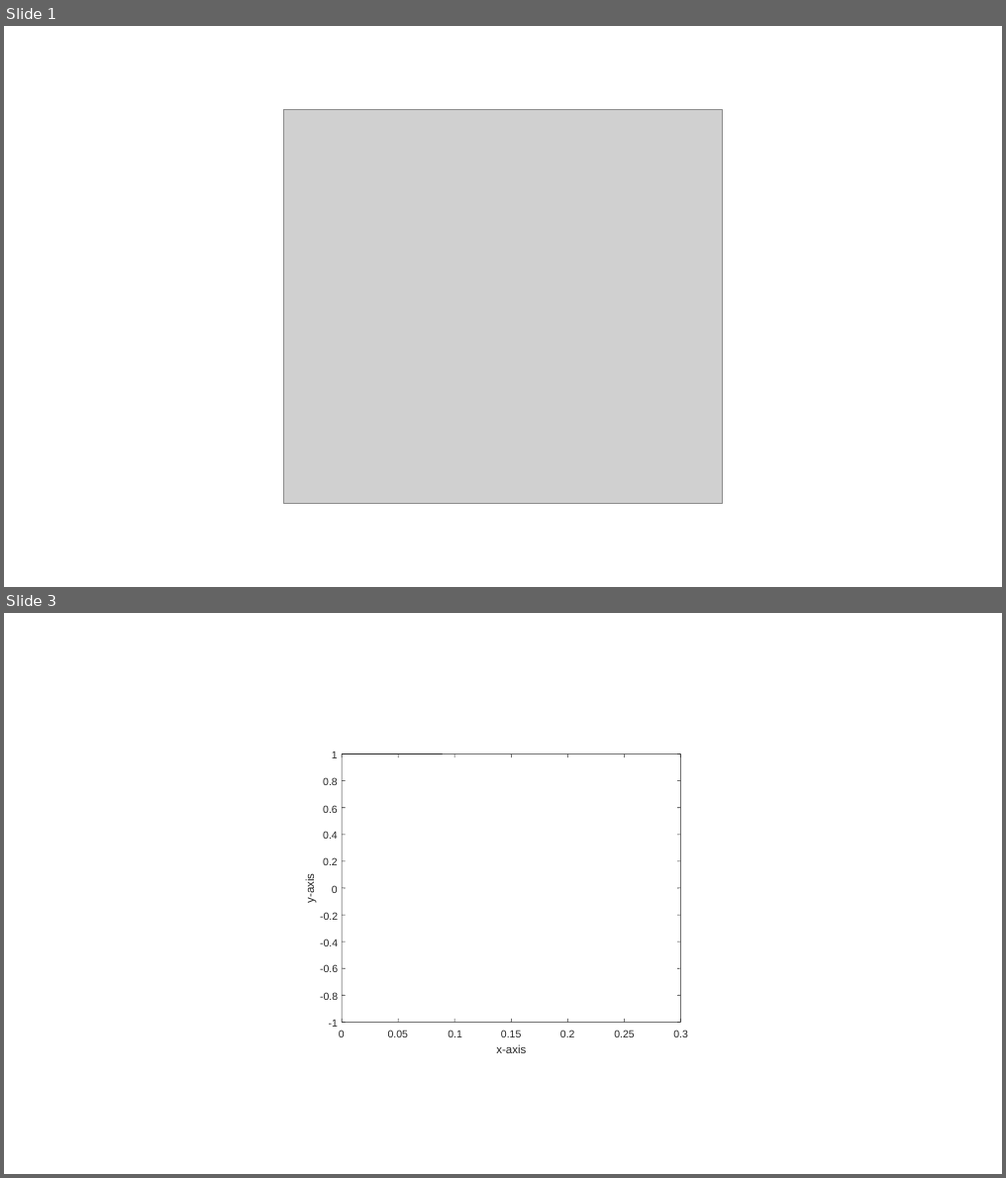
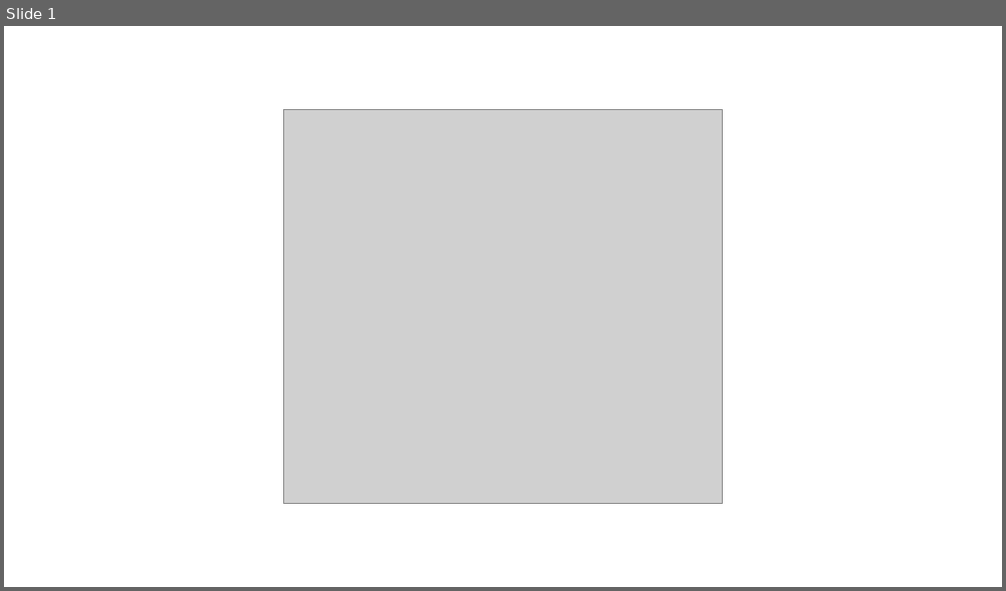
Before and after one commit to answeredbyablemind/answeredbyablemind.github.io, a slide deck: Wikidocs/pics/pics_graphics_objects.pptx. Shown one above the other, each under a label of ours: slides 1 and 3 before the commit, slide 1 after it; the slides between them are not shown. The pictures are 1006x1178 and 1006x591 pixels, drawn with LibreOffice and Linux fonts; fonts in the diff are those of the drawing; grey boxes stand for pictures. Boxes give left, top, right and bottom in pixels: in the first picture for what was removed or moved away, otherwise in the second. Text is boxed around its words. In the diff, an @@ line names an element or a change of style, - is before the commit and + after.

```diff
--- a/Wikidocs/pics/pics_graphics_objects.pptx
+++ b/Wikidocs/pics/pics_graphics_objects.pptx
@@ slide 3 removed at box(4, 613, 1002, 1174), background #FFFFFF @@
@@ group removed at box(302, 752, 688, 1054): 40 lines, 25 texts @@
-0
-0.05
-0.1
-0.15
-0.2
-0.25
-0.3
-x-axis
--1
--0.8
--0.6
--0.4
--0.2
-0
-0.2
-0.4
-0.6
-0.8
-1
-y
--
-a
-x
-i
-s
```
Also in this commit, not shown: 1 slide added, 4 other files.
